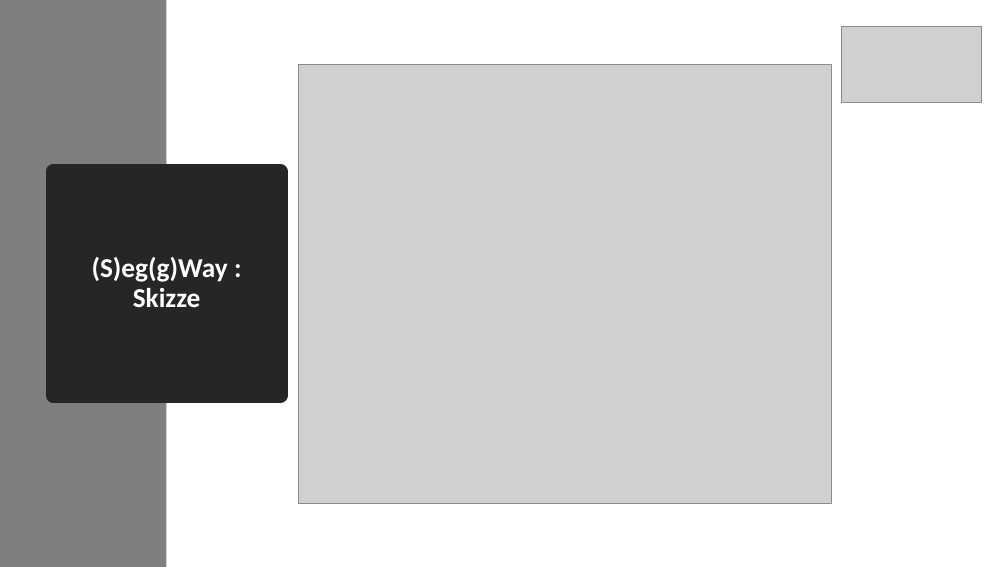
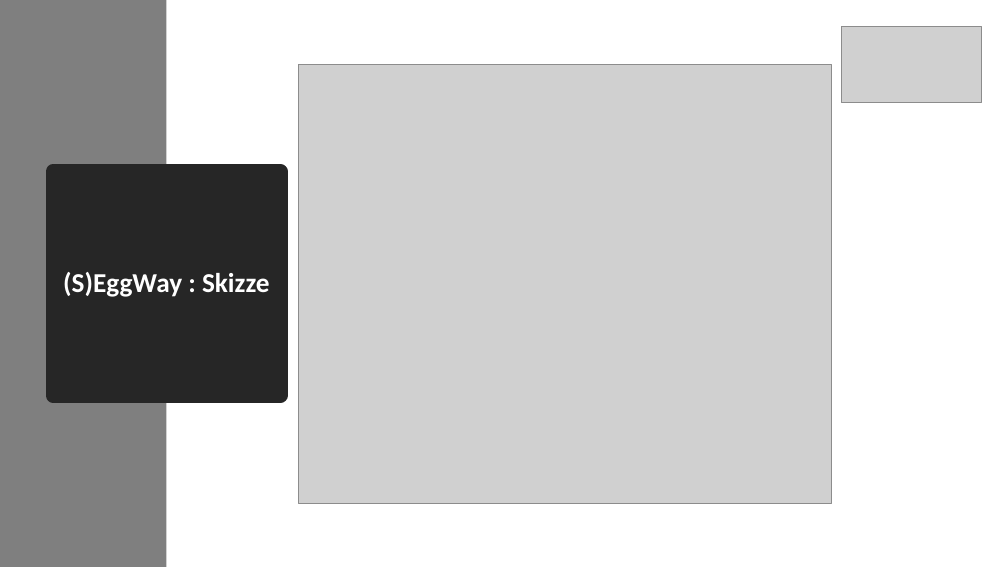
Before and after one commit to Khodii/OmniMoveCar, a slide deck: slide 4 of Praktikum Produktionstechnik M2.pptx. Drawn at 1008x567 pixels with LibreOffice and Linux fonts; fonts in the diff are those of the drawing; grey boxes stand for pictures. Boxes give left, top, right and bottom in pixels: in the first picture for what was removed or moved away, otherwise in the second. Text is boxed around its words. In the diff, an @@ line names an element or a change of style, - is before the commit and + after.

```diff
--- a/Praktikum Produktionstechnik M2.pptx
+++ b/Praktikum Produktionstechnik M2.pptx
@@ title at (63,272,270,297): text changed @@
-(S)eg(g)Way : Skizze
+(S)EggWay : Skizze
```
Also in this commit, not shown: 1 other slide changed.
